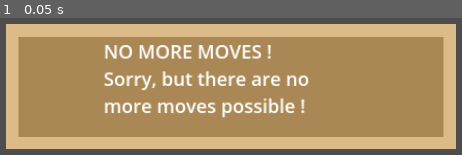
Above: before the commit, frame 1.
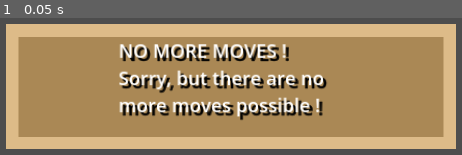
Above: after the commit, the same moment.

Repository: Infini-Creation/Ishid-O-Matic_Reborn
Game: Godot game, scene res://Scenes/game_over_panel.tscn
The game is run twice, just before and just after one commit, with the same random seed, the same clock (stepped at 60 frames per second) and the same inputs. This scene is started directly instead of the project's main scene.
Inputs:
- Up to frame 1 (0.05 s): no input

The runs differ from the first frame. In frame 1, 12% of the frame differs, in the area x 22-71%, y 18-75%.

Commit message:
archive commit
Keep RichTextLabel before using simple Label which are more likely to be enough for their purposes.

Diff:
--- a/project/Scenes/game.tscn
+++ b/project/Scenes/game.tscn
@@ -1,9 +1,11 @@
-[gd_scene load_steps=6 format=3 uid="uid://y6wrq7owermg"]
+[gd_scene load_steps=7 format=3 uid="uid://y6wrq7owermg"]
 
 [ext_resource type="Texture2D" uid="uid://dfwg8qoeppdln" path="res://Arts/Gfx/Board/board.png" id="1_ah41p"]
 [ext_resource type="Script" path="res://Scripts/grid.gd" id="2_b52qq"]
 [ext_resource type="Script" path="res://Scripts/NextTileDisplay.gd" id="2_t061c"]
 [ext_resource type="Script" path="res://Scenes/TmpAvailDeckTiles.gd" id="3_y6n0w"]
+
+[sub_resource type="SystemFont" id="SystemFont_1hp08"]
 
 [sub_resource type="SystemFont" id="SystemFont_vr8di"]
 
@@ -44,9 +46,20 @@
 
 [node name="HBoxContainer" type="HBoxContainer" parent="UI/HBoxContainer/Player1ScoreMargin/VBoxContainer"]
 layout_mode = 2
+size_flags_vertical = 3
 
 [node name="Score" type="RichTextLabel" parent="UI/HBoxContainer/Player1ScoreMargin/VBoxContainer/HBoxContainer"]
 layout_mode = 2
+theme_override_colors/default_color = Color(0, 0, 0, 1)
+theme_override_fonts/normal_font = SubResource("SystemFont_1hp08")
+theme_override_font_sizes/normal_font_size = 24
+text = "----AAAA	"
+fit_content_height = true
+scroll_active = false
+autowrap_mode = 0
+shortcut_keys_enabled = false
+visible_characters = 6
+visible_ratio = 0.666667
 
 [node name="4waysSymbol" type="TextureRect" parent="UI/HBoxContainer/Player1ScoreMargin/VBoxContainer/HBoxContainer"]
 layout_mode = 2
--- a/project/Scenes/game_over_panel.tscn
+++ b/project/Scenes/game_over_panel.tscn
@@ -25,20 +25,25 @@
 custom_minimum_size = Vector2(100, 60)
 layout_mode = 1
 anchors_preset = -1
-anchor_left = -0.234
-anchor_top = -0.835
-anchor_right = 1.0
-anchor_bottom = 1.912
-offset_left = 259.784
-offset_top = 150.6
-offset_right = -139.0
-offset_bottom = -160.92
+anchor_left = 0.5
+anchor_top = -0.45625
+anchor_right = 0.5
+anchor_bottom = 1.45625
+offset_left = -144.0
+offset_top = 89.0
+offset_right = 151.0
+offset_bottom = -88.0
+grow_horizontal = 2
+grow_vertical = 2
 auto_translate = false
 localize_numeral_system = false
+theme_override_colors/font_shadow_color = Color(0, 0, 0, 1)
+theme_override_constants/shadow_offset_x = 4
+theme_override_constants/shadow_offset_y = 4
 theme_override_font_sizes/normal_font_size = 24
-theme_override_font_sizes/bold_font_size = 24
 text = "NO MORE MOVES !
 Sorry, but there are no more moves possible !"
+fit_content_height = true
 scroll_active = false
 shortcut_keys_enabled = false
 
